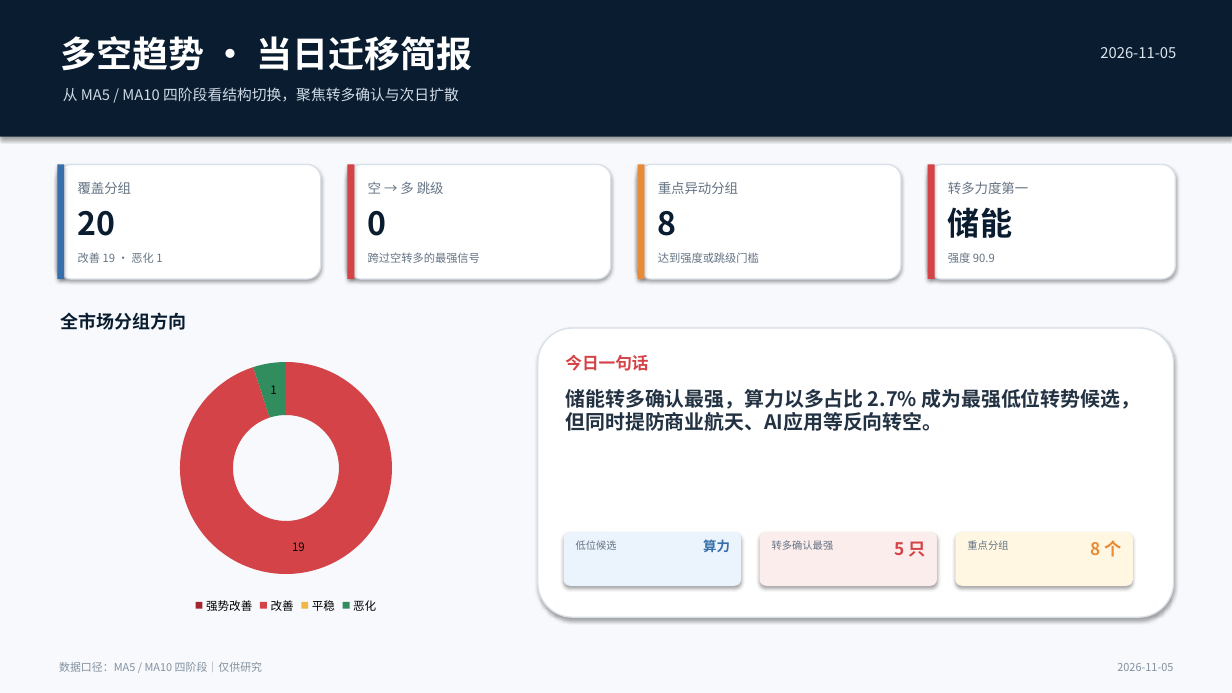
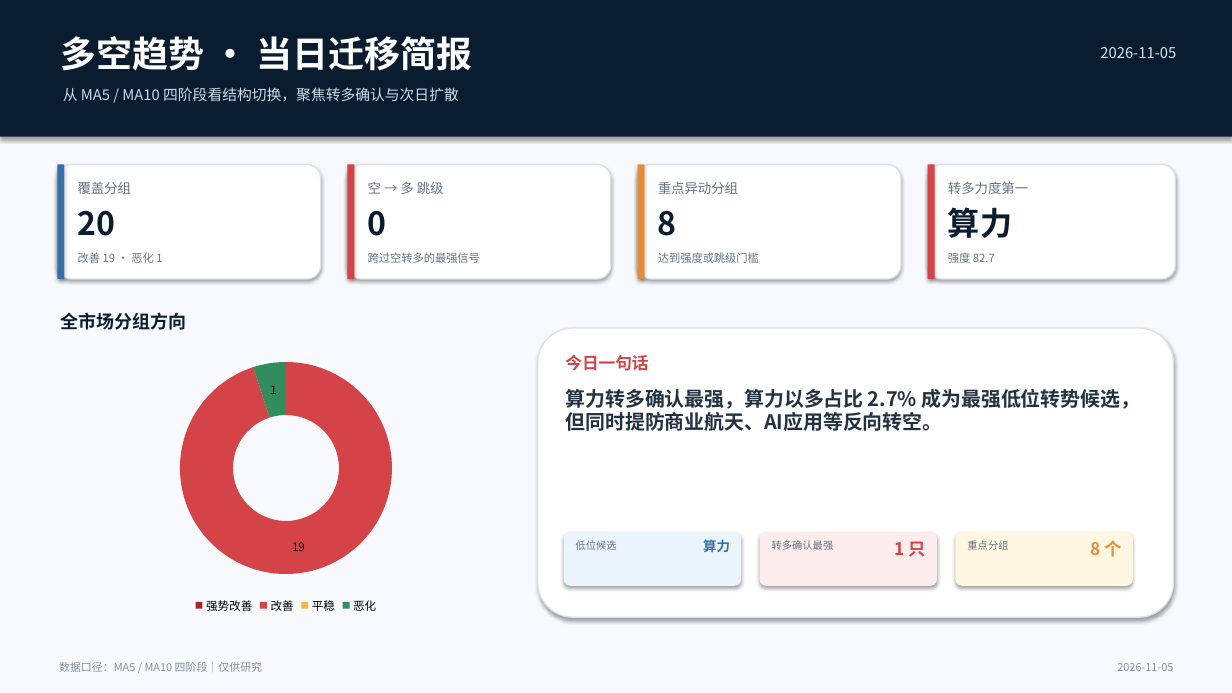
Before and after one commit to nancybhc/a-share-blast-lab, a slide deck: slide 1 of assets/多空阶段简报_2026-11-05.pptx. Drawn at 1232x693 pixels with LibreOffice and Linux fonts; fonts in the diff are those of the drawing. Boxes give left, top, right and bottom in pixels: in the first picture for what was removed or moved away, otherwise in the second. Text is boxed around its words. In the diff, an @@ line names an element or a change of style, - is before the commit and + after.

```diff
--- a/assets/多空阶段简报_2026-11-05.pptx
+++ b/assets/多空阶段简报_2026-11-05.pptx
@@ text at (x1=948, y1=207, x2=1012, y2=238): text changed @@
-储能
+算力
@@ text at (x1=948, y1=253, x2=995, y2=263): text changed @@
-强度 90.9
+强度 82.7
@@ text at (x1=566, y1=389, x2=1141, y2=431): text changed @@
-储能转多确认最强，算力以多占比 2.7% 成为最强低位转势候选，但同时提防商业航天、AI应用等反向转空。
+算力转多确认最强，算力以多占比 2.7% 成为最强低位转势候选，但同时提防商业航天、AI应用等反向转空。
@@ text at (x1=895, y1=541, x2=926, y2=557): text changed @@
-5 只
+1 只
```
Also in this commit, not shown: 3 other slides changed, 11 other files.
